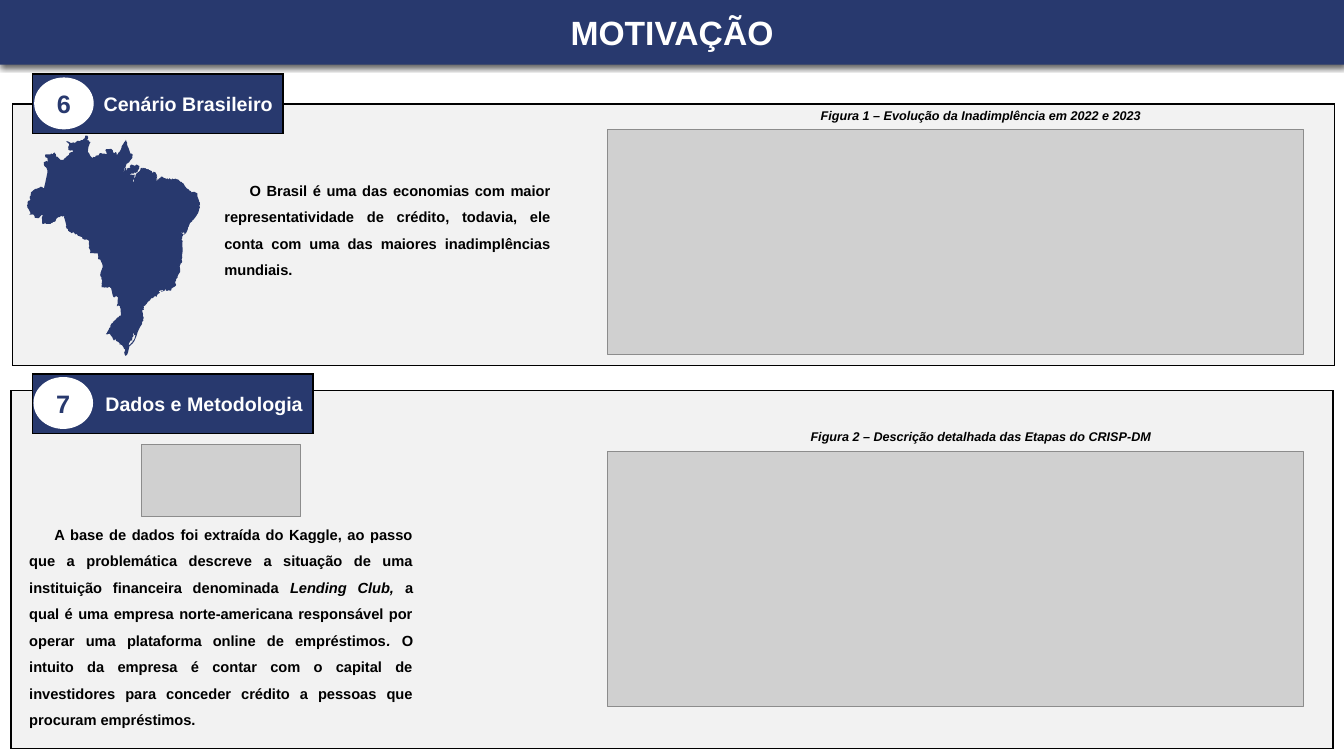
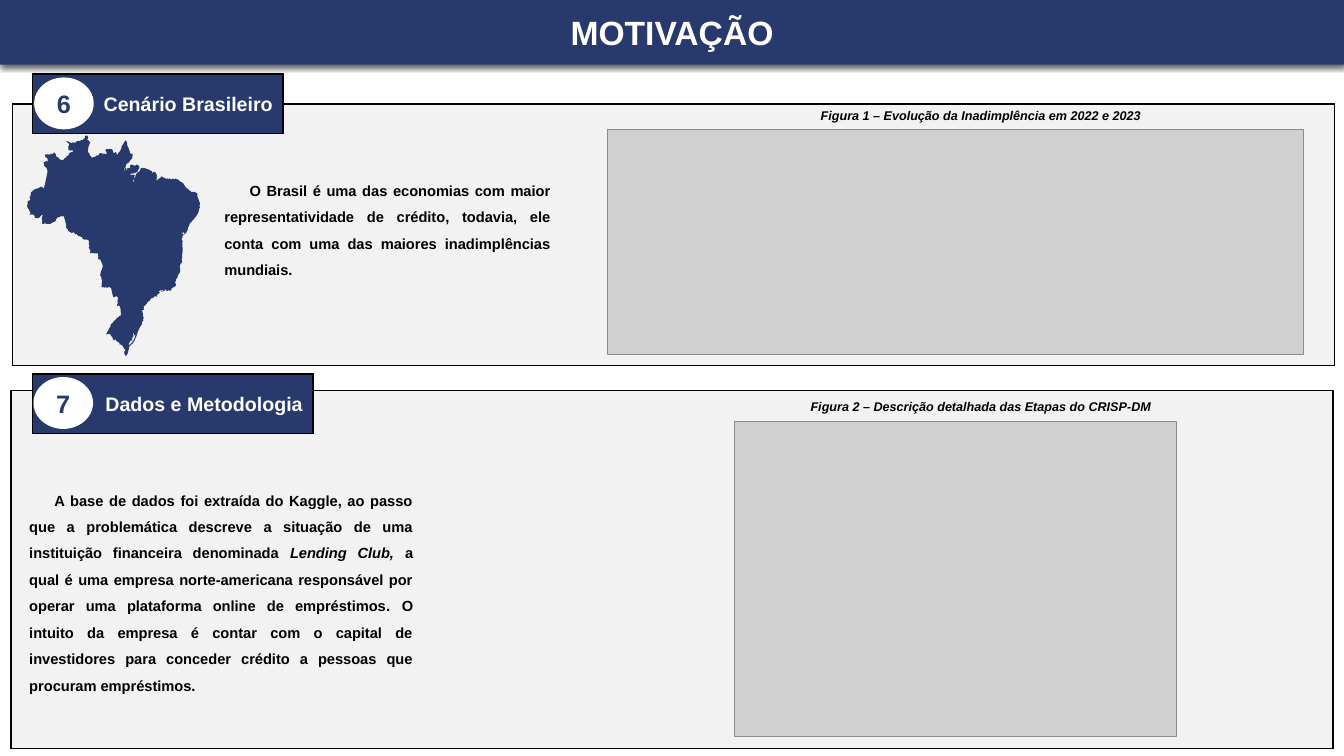
Before and after one commit to leonardovargas10/Modelo_Risco_de_Credito, a slide deck: slide 4 of documents/Apresentação - Leonardo_Aderaldo_Vargas[1].pptx. Drawn at 1344x756 pixels with LibreOffice and Linux fonts; fonts in the diff are those of the drawing; grey boxes stand for pictures. Boxes give left, top, right and bottom in pixels: in the first picture for what was removed or moved away, otherwise in the second. Text is boxed around its words. In the diff, an @@ line names an element or a change of style, - is before the commit and + after.

```diff
--- a/documents/Apresentação - Leonardo_Aderaldo_Vargas[1].pptx
+++ b/documents/Apresentação - Leonardo_Aderaldo_Vargas[1].pptx
@@ text "Figura 2 – Descrição detalhada ...": place and size @@
-text "Figura 2 – Descrição detalhada ..." at [811,432,1151,444]
+text "Figura 2 – Descrição detalhada ..." at [811,402,1151,414]
@@ picture removed at [141,445,300,517] @@
@@ picture: place and size @@
-picture at [608,452,1305,707]
+picture at [735,421,1177,736]
@@ text "A base de dados foi ...": place and size @@
-text "A base de dados foi ..." at [29,529,413,728]
+text "A base de dados foi ..." at [29,495,413,694]
```
Also in this commit, not shown: 6 other slides changed.
